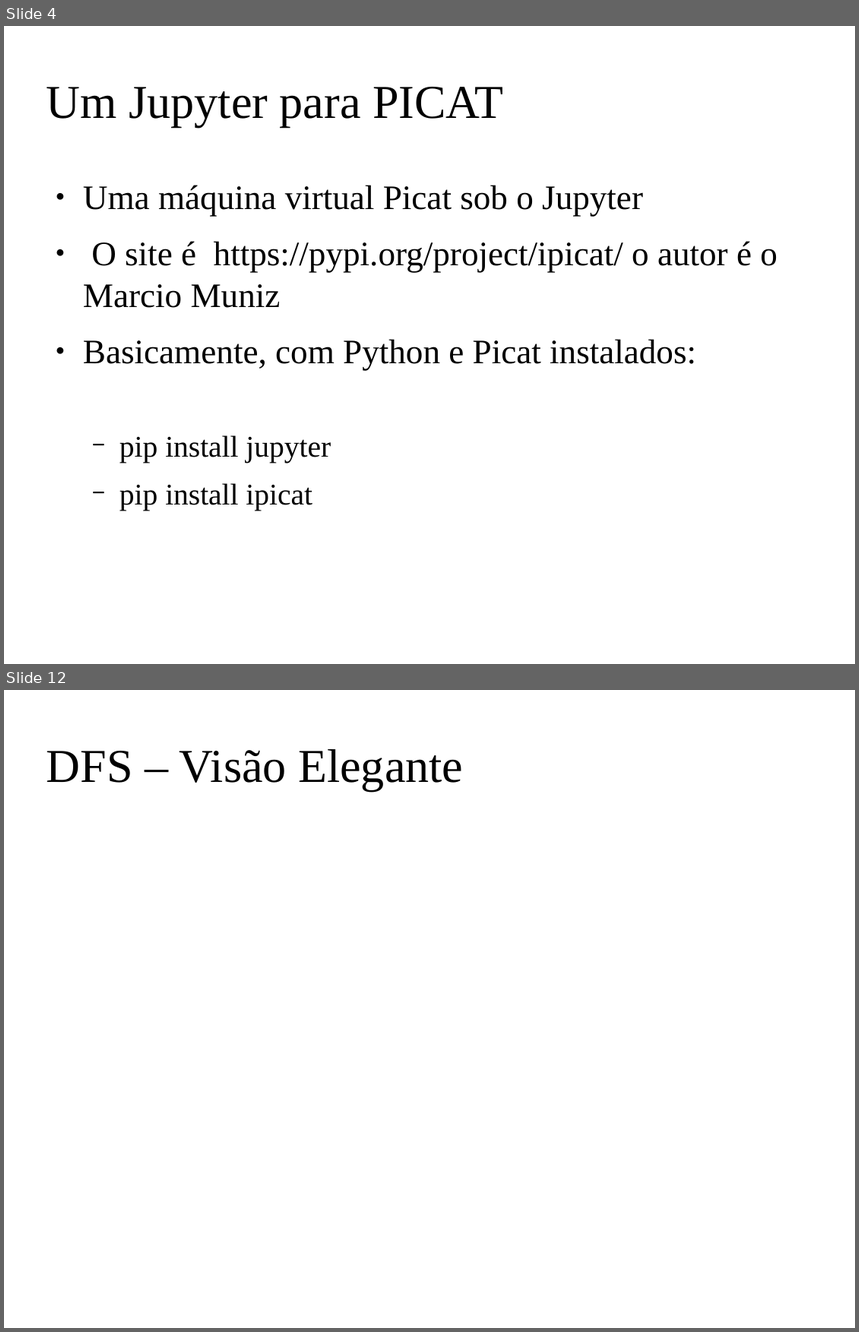
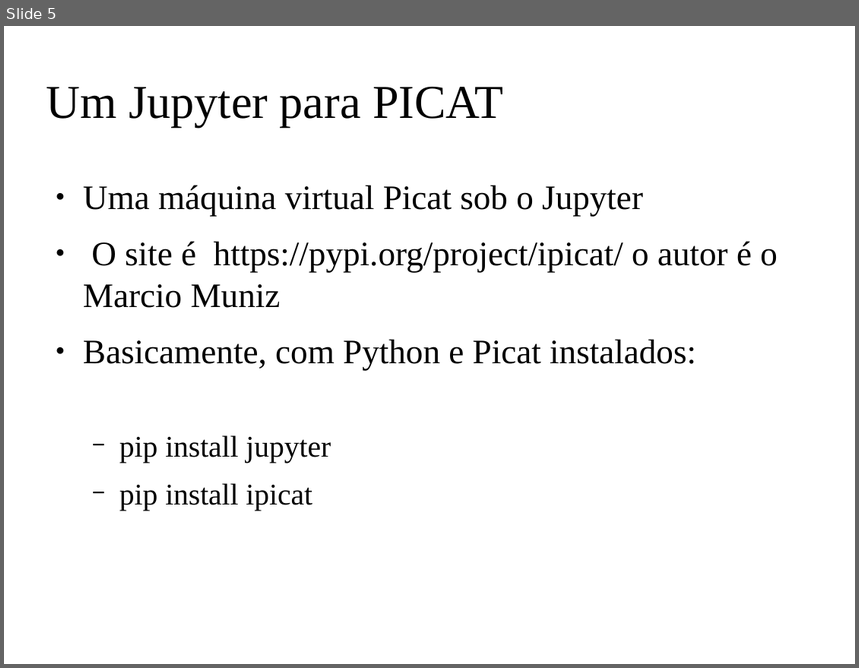
Before and after one commit to claudiosa/CCS, a slide deck: picat/YOUTUBE_dfs_jupyter_picat/slides_picat_jupyter_dfs.odp. Shown one above the other, each under a label of ours: slides 4 and 12 before the commit, slide 5 after it; the slides between them are not shown. The pictures are 859x1332 and 859x668 pixels, drawn with LibreOffice and Linux fonts; fonts in the diff are those of the drawing; background and template pictures are left out. Boxes give left, top, right and bottom in pixels: in the first picture for what was removed or moved away, otherwise in the second. Text is boxed around its words. In the diff, an @@ line names an element or a change of style, - is before the commit and + after.

```diff
--- a/picat/YOUTUBE_dfs_jupyter_picat/slides_picat_jupyter_dfs.odp
+++ b/picat/YOUTUBE_dfs_jupyter_picat/slides_picat_jupyter_dfs.odp
@@ slide 12 removed at [4,690,855,1328], background picture (left out) @@
@@ title removed at [47,749,463,791] @@
-DFS – Visão Elegante
@@ what was slide 4 is now slide 5 @@
```
Also in this commit, not shown: 6 slides changed, 7 slides added, 12 other slides removed, 20 other files.
